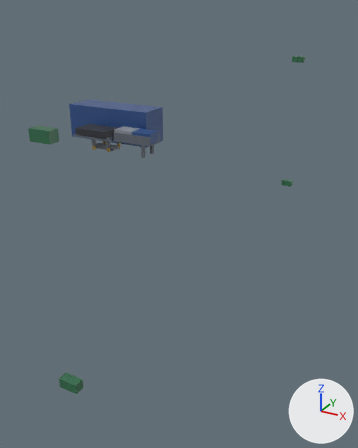
A saved change to the glTF model redesign/blender/out/aircraft/glb/power.glb.
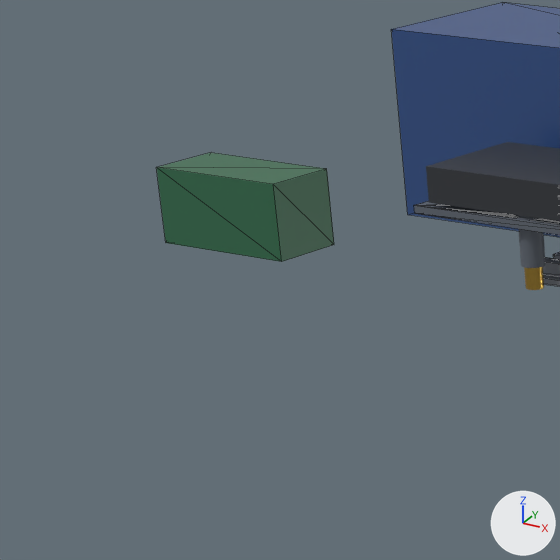
The first picture shows the older version from a 50 mm camera at (0.403, -0.603, 0.206) aimed at (0.079, -0.015, -0.088). The close-ups show the older and then the newer version on the part from 0% to 28% of the width and 22% to 44% of the height of that picture. Only the edits that show in the close-ups are written down. Arrows for +X, +Y and +Z are at lower right; the lights stay in place. The close-ups show mesh edges as thin lines. Vertices at exactly the same position are counted once.

Objects in the first close-up: 'PWR-001', 'PWR-003', 'PWR-006', 'PWR-008-UL', 'PWR-102' and 3 more.
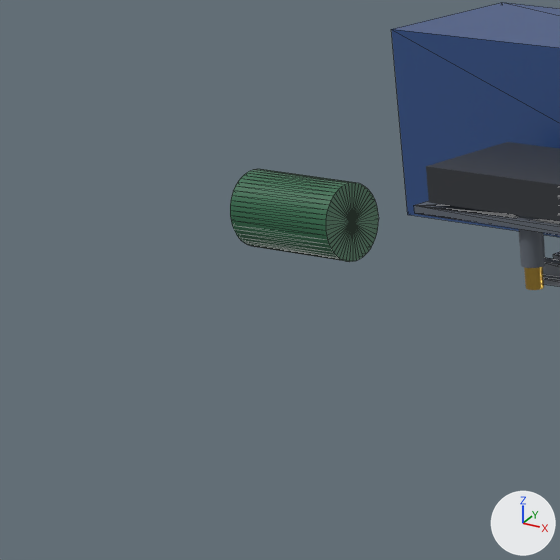
Location of each change, (x1, y1, x2, y2) in pixels of the close-ups (560 x 560 px):
'PWR-008-UL', reshaped (16% narrower, 15% shorter)
    before: (156, 153, 334, 262)
    after: (230, 169, 379, 262)

The edits, one by one:
me_pwr_008_ul is used by ob_pwr_008_ul; location (0.0, 0.0, 0.0).
me_pwr_008_ul had 8 vertices, 12 faces and spanned x 0.127..0.147, y -0.3348..-0.3248, z 0.113..0.123.
me_pwr_008_ul now has 98 vertices, 192 faces and spans x 0.139..0.155, y -0.3348..-0.3248, z 0.113..0.123.
me_pwr_008_ul part 1: the whole mesh is rebuilt.
